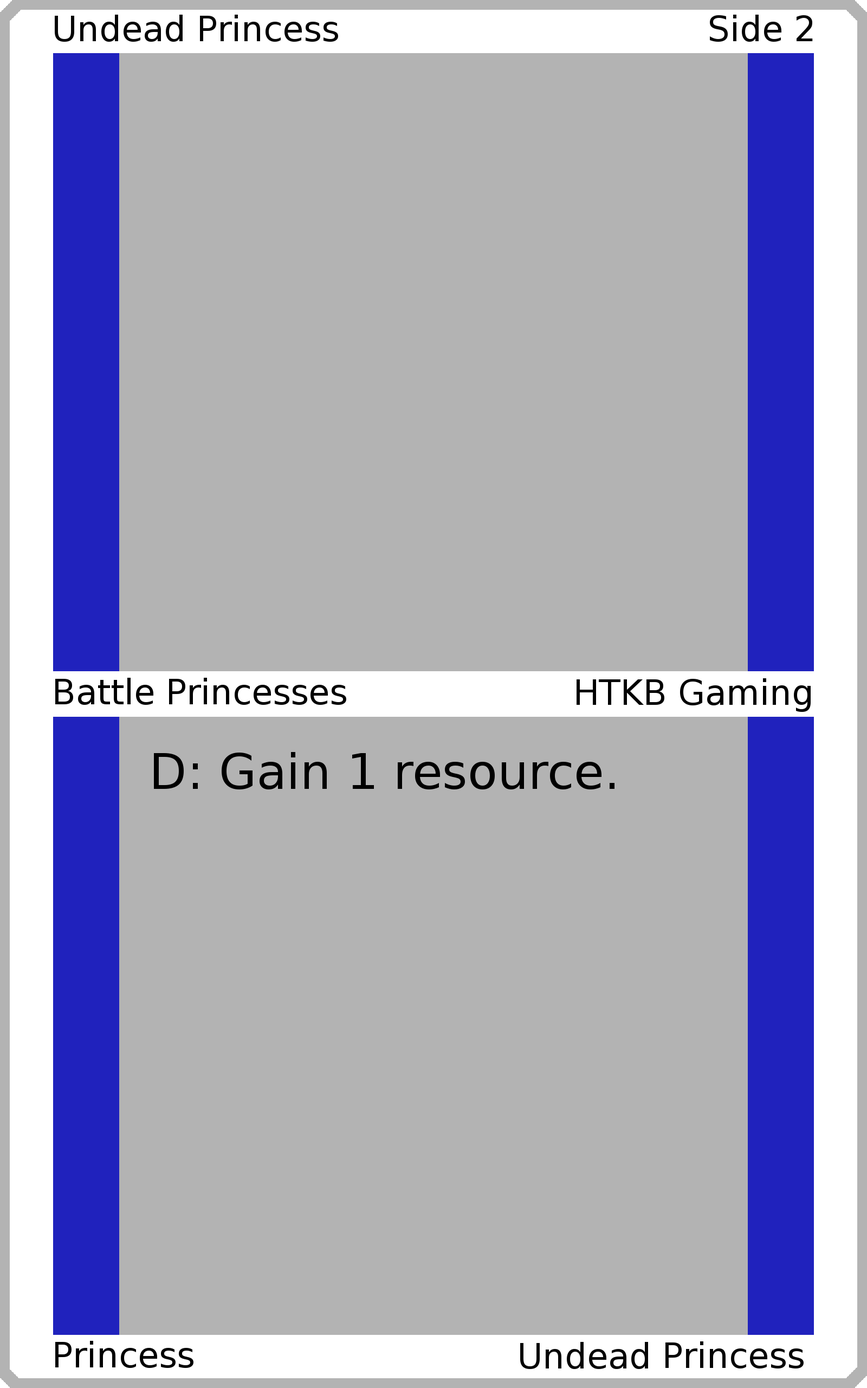
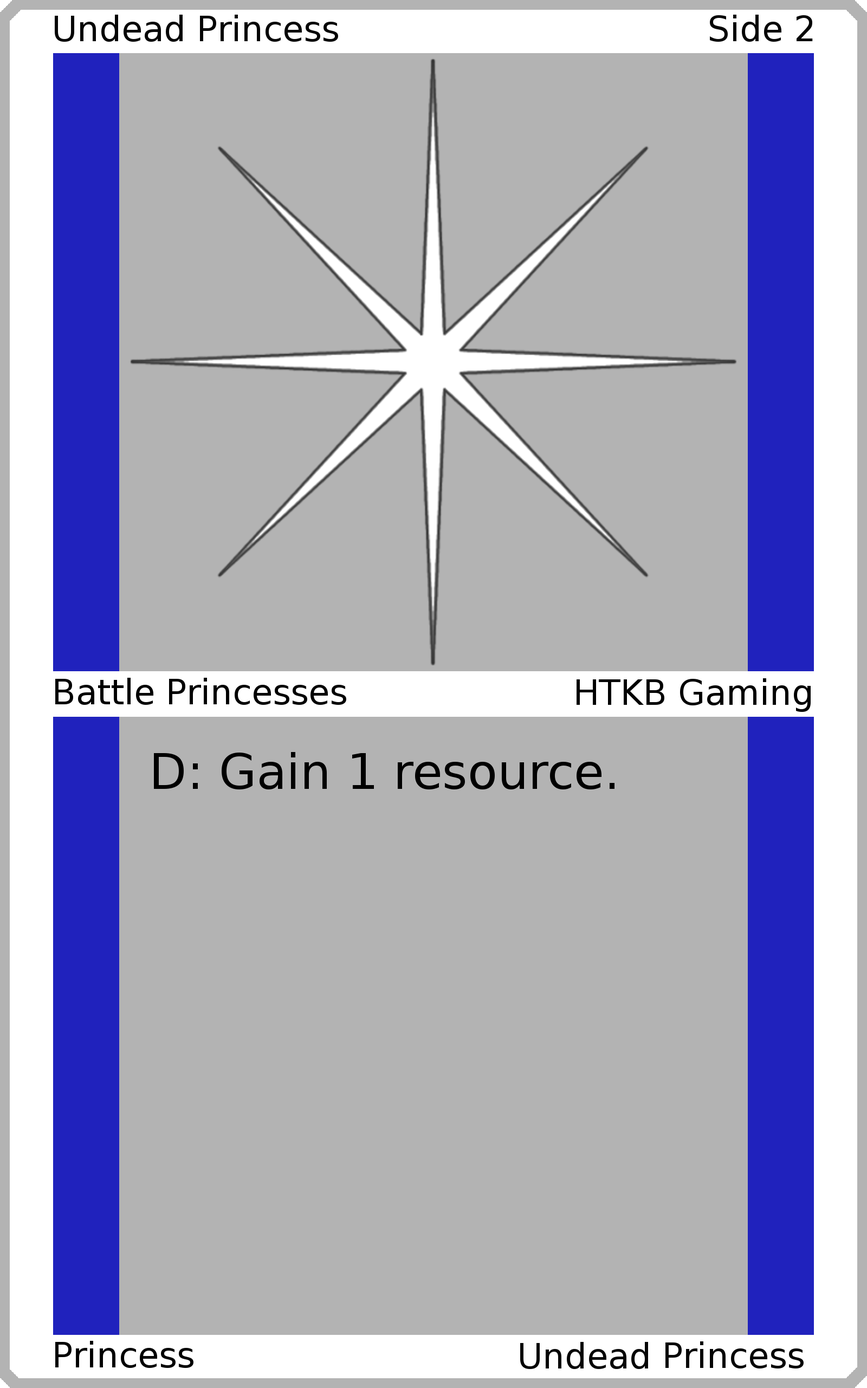
Before/after of a (867, 1388) layered artwork. What changed in the layer stack:
added layer "Art" above "Top Background" over (x1=129, y1=57, x2=738, y2=666)
